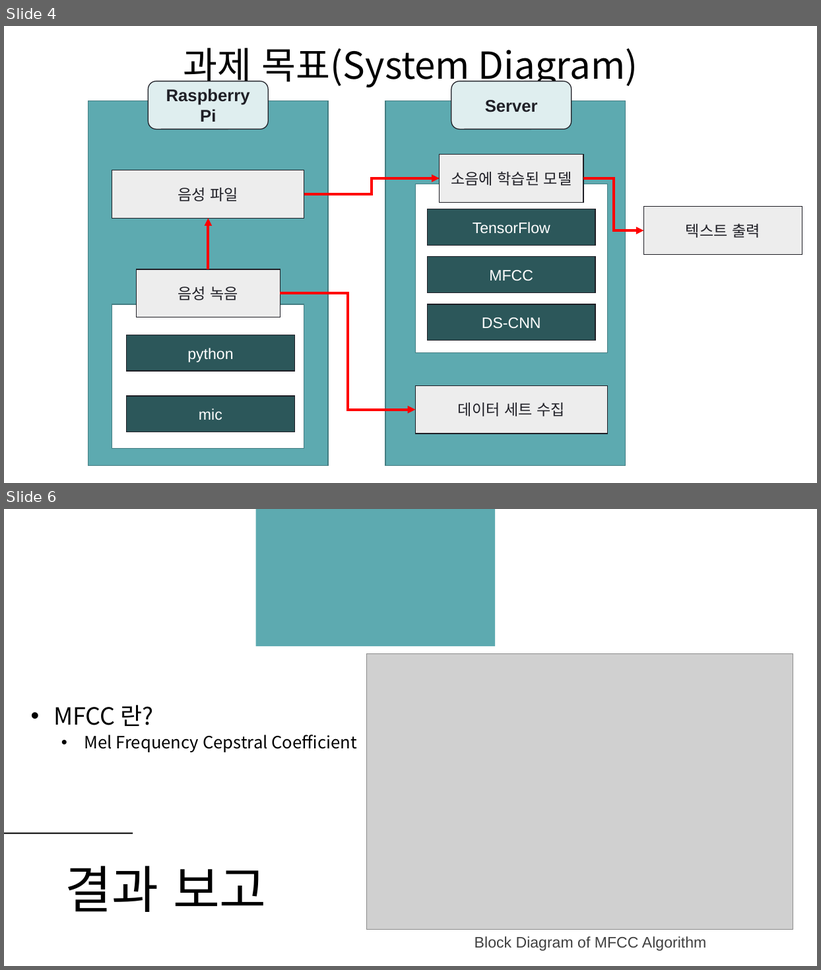
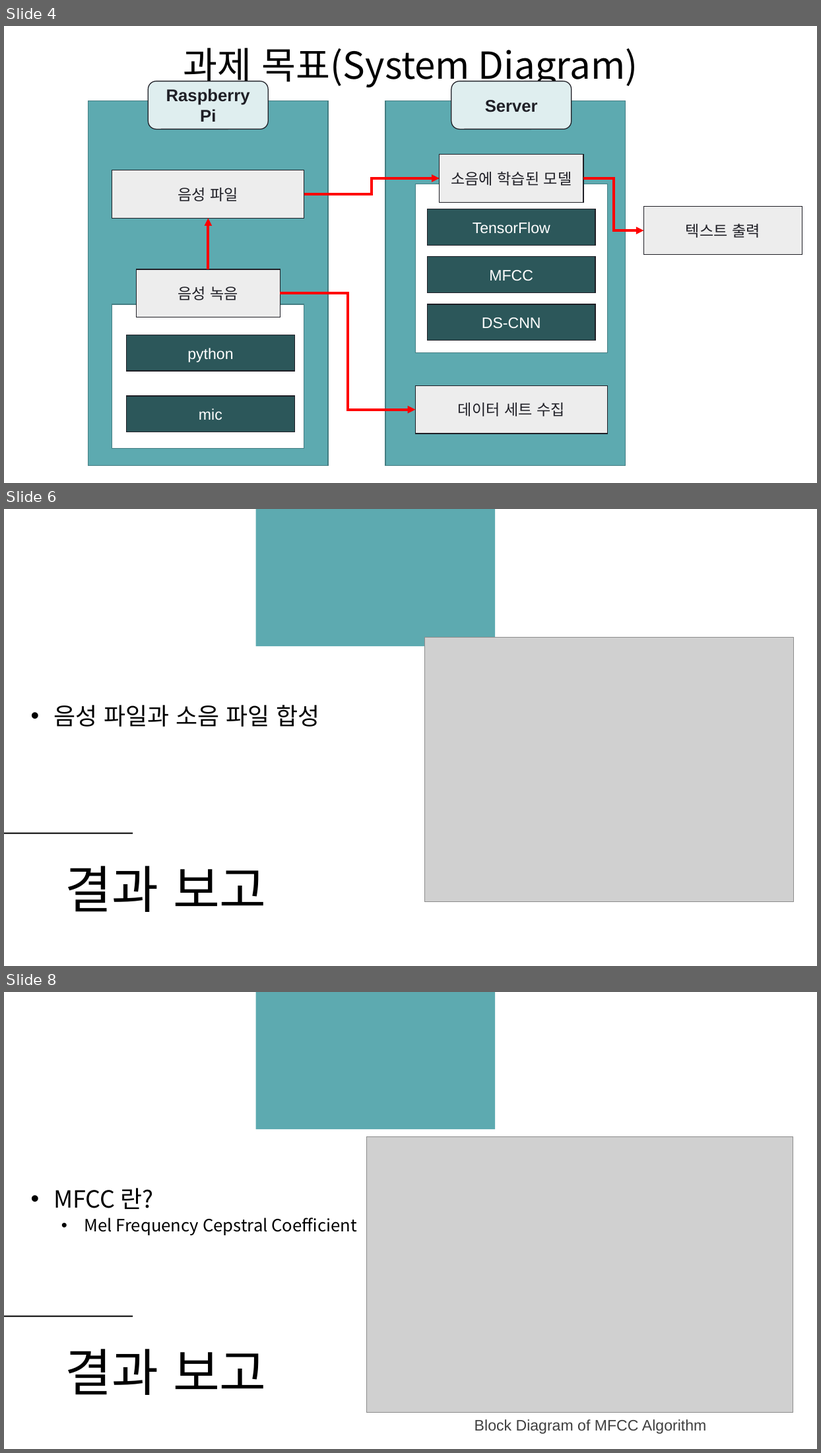
Before and after one commit to TeamPhoneticCode/Report, a slide deck: 2021_졸업과제_1번째_진행보고.pptx. Shown one above the other, each under a label of ours: slides 4 and 6 before the commit, slides 4, 6 and 8 after it; the slides between them are not shown. The pictures are 821x970 and 821x1453 pixels, drawn with LibreOffice and Linux fonts; fonts in the diff are those of the drawing; grey boxes stand for pictures; background and template pictures are left out. Boxes give left, top, right and bottom in pixels: in the first picture for what was removed or moved away, otherwise in the second. Text is boxed around its words. In the diff, an @@ line names an element or a change of style, - is before the commit and + after.

```diff
--- a/2021_졸업과제_1번째_진행보고.pptx
+++ b/2021_졸업과제_1번째_진행보고.pptx
@@ slide 6 added at (4, 509, 817, 966), background #FFFFFF; not listed: 2 template elements that a slide beside it also shows @@
@@ picture added at (425, 637, 794, 902) @@
@@ text added at (54, 705, 319, 727), 28 pt, text #000000 @@
+• 음성 파일과 소음 파일 합성
@@ title added at (65, 866, 267, 912), 60 pt, text #000000, bold @@
+결과 보고
@@ what was slide 6 is now slide 8 @@
```
Also in this commit, not shown: 3 slides changed, 1 other slide added, 1 other file.
